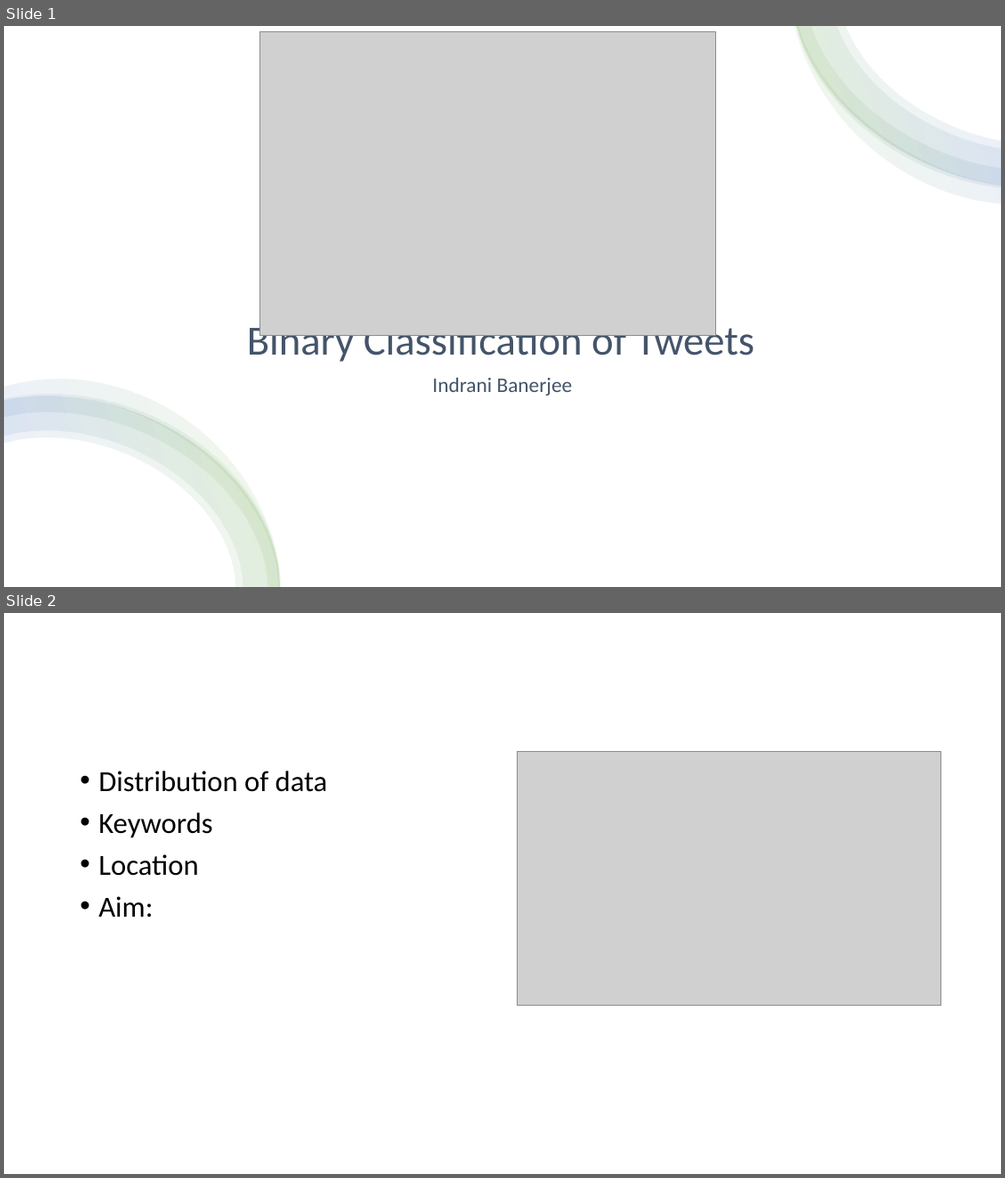
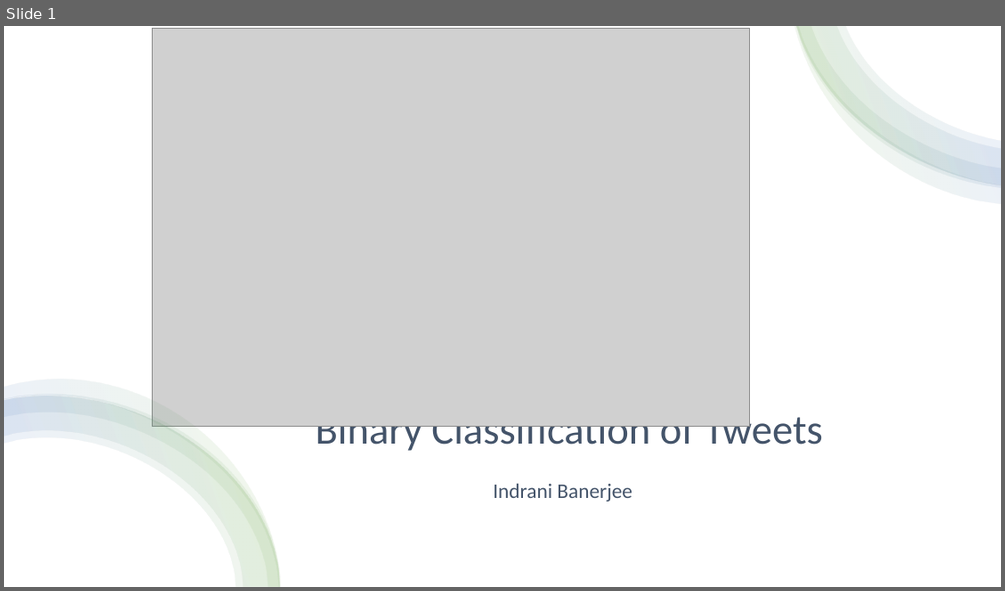
Before and after one commit to iban121/Springboard, a slide deck: Capstone 3/notebooks/Binary Classification of Tweets.pptx. Shown one above the other, each under a label of ours: slides 1 and 2 before the commit, slide 1 after it. The pictures are 1005x1178 and 1005x591 pixels, drawn with LibreOffice and Linux fonts; fonts in the diff are those of the drawing; grey boxes stand for pictures. Boxes give left, top, right and bottom in pixels: in the first picture for what was removed or moved away, otherwise in the second. Text is boxed around its words. In the diff, an @@ line names an element or a change of style, - is before the commit and + after.

```diff
--- a/Capstone 3/notebooks/Binary Classification of Tweets.pptx
+++ b/Capstone 3/notebooks/Binary Classification of Tweets.pptx
@@ slide 2 removed at <box>4,613,1001,1174</box>, background #FFFFFF @@
@@ text removed at <box>98,771,328,916</box> @@
-• Distribution of data
-• Keywords
-• Location
-• Aim:
@@ picture removed at <box>517,751,941,1005</box> @@
@@ slide 1 changed as well @@
@@ picture: place and size @@
-picture at <box>259,31,715,336</box>
+picture at <box>153,29,750,426</box>
@@ title "Binary Classification of Tweets": place and size @@
-title "Binary Classification of Tweets" at <box>247,320,755,365</box>
+title "Binary Classification of Tweets" at <box>316,409,823,454</box>
@@ subtitle "Indrani Banerjee": place and size @@
-subtitle "Indrani Banerjee" at <box>432,378,573,395</box>
+subtitle "Indrani Banerjee" at <box>493,483,632,501</box>
```
Also in this commit, not shown: 2 other slides changed, 8 slides added, 5 other slides removed, 3 other files.
